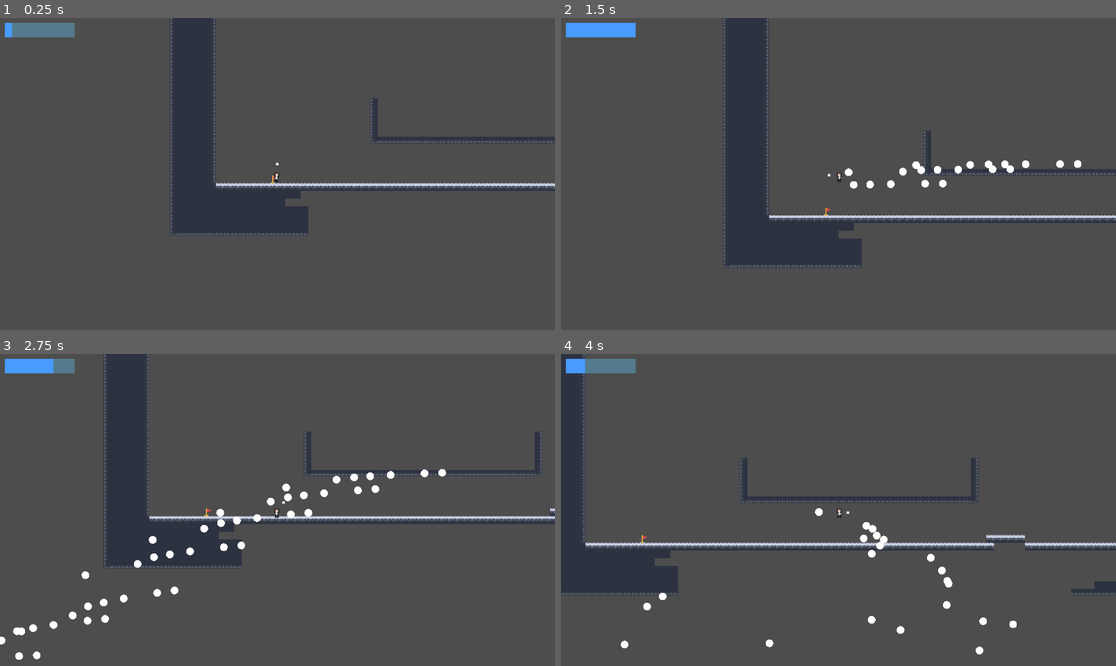
Above: before the commit, frames 1-4 (two rows, left to right).
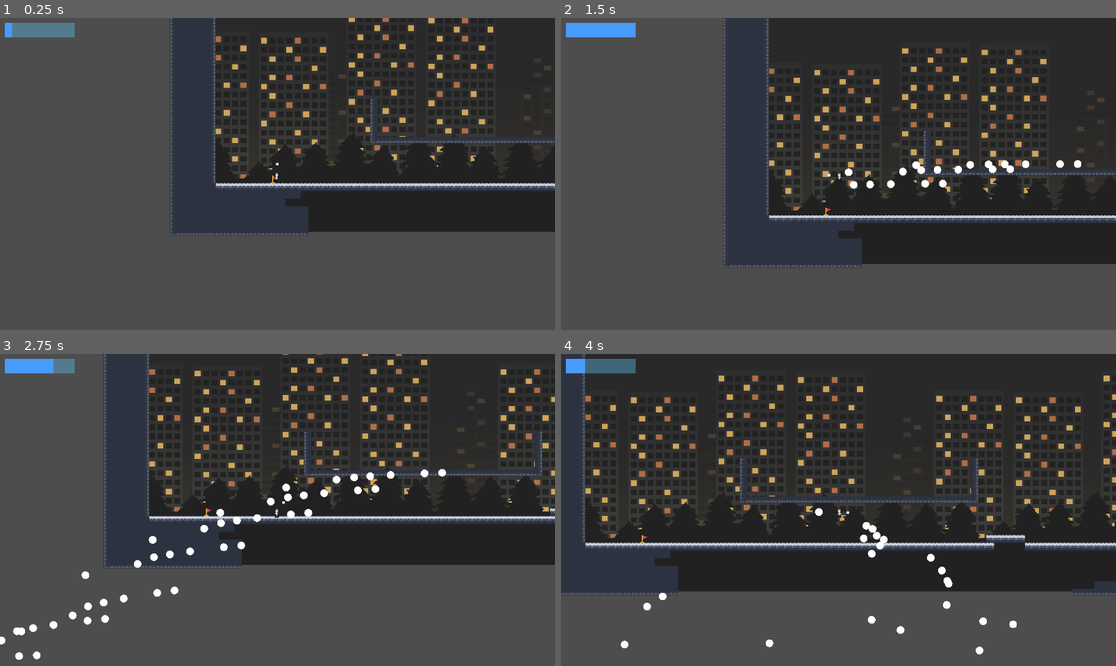
Above: after the commit, the same moments.

Repository: The-Quinnzite-Mushroom/Ice-Man-Reborn
Game: Godot game, scene res://levels/level_2.tscn
The game is run twice, just before and just after one commit, with the same random seed, the same clock (stepped at 60 frames per second) and the same inputs. This scene is started directly instead of the project's main scene.
Inputs (mouse positions are in pixels of both pictures, inside the frame that each line leads up to):
- Up to frame 1 (0.25 s): no input
- Up to frame 2 (1.5 s): tap Enter (ui_accept) at 0.5, 0.77 s; move the mouse to (960, 158) at 0.52 s; hold Right (ui_right) 0.53-1.28 s; click (960, 158) at 0.67 s; move the mouse to (727, 189) at 1.27 s; hold Left (ui_left) from 1.28 s (still down)
- Up to frame 3 (2.75 s): tap Enter (ui_accept) at 1.52 s; move the mouse to (333, 441) at 2.02 s; release Left (ui_left) at 2.03 s; hold Right (ui_right) from 2.03 s (still down)
- Up to frame 4 (4 s): move the mouse to (810, 572) at 2.77 s; click (810, 572) at 2.92 s; tap Enter (ui_accept) at 3.02, 3.77 s; move the mouse to (1005, 556) at 3.52 s; release Right (ui_right) at 3.53 s; hold Left (ui_left) from 3.53 s (still down)

The runs differ from the first frame. In frame 1, 35% of the frame differs, in the area x 38-100%, y 0-69%; in frame 2, 42%; in frame 3, 41%; in frame 4, 62%, in the area x 4-100%, y 0-77%.

Commit message:
added background to the level 2

Diff:
--- a/levels/level_2.tscn
+++ b/levels/level_2.tscn
@@ -1,5 +1,6 @@
-[gd_scene load_steps=8 format=4 uid="uid://cshh0ivo7d07n"]
+[gd_scene load_steps=9 format=4 uid="uid://bv7b6dmb2i86v"]
 
+[ext_resource type="PackedScene" uid="uid://cckps312nbpr0" path="res://Mechanics/background.tscn" id="1_ilhis"]
 [ext_resource type="PackedScene" uid="uid://dwee3322pm225" path="res://Mechanics/player_2.tscn" id="1_pqqg8"]
 [ext_resource type="Texture2D" uid="uid://d000wlp7gsndn" path="res://art/temp_tile_set.png" id="2_pqqg8"]
 [ext_resource type="PackedScene" uid="uid://bxw7kpfudeajs" path="res://Mechanics/SnowBalEnemy.tscn" id="3_0srwa"]
@@ -116,6 +117,10 @@
 
 [node name="Level2" type="Node2D"]
 
+[node name="Background" parent="." instance=ExtResource("1_ilhis")]
+position = Vector2(1, -1204)
+scale = Vector2(3, 3)
+
 [node name="TileMap" type="TileMap" parent="."]
 format = 2
 
Not shown, changed: art/ice man player character temp.png.import
Not shown, changed: art/ice_texture.png.import
Not shown, changed: art/temp_tile_set.png.import
Not shown, changed: icon.svg.import
